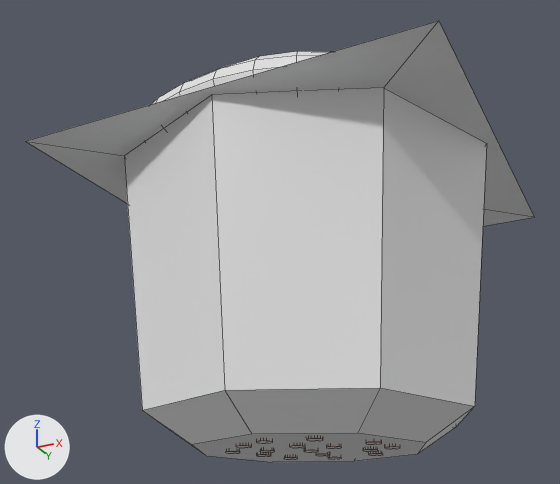
A saved change to the FBX model Assets/Models/Wilczy Dół.fbx.
Both versions are drawn from a 50 mm lens placed at (3.06, -6.72, -3.64), pointed at (-0.22, -0.17, -0.69). Arrows for +X, +Y and +Z are at lower left; the lights stay in place. Mesh edges are drawn as thin lines. Where no turn or scale is listed for an object, it has been applied to the vertices.

The scene before the commit, as lines of its bpy script (objects in view):
```python
me_plane = bpy.data.meshes.new('Plane')
me_plane.from_pydata(...)  # 556 vertices, 549 faces; spans x -2.0..2.0, y -2.0..2.0, z -2.74..0.0
# faces by material slot: [4, 8, 9, 272, 256]
me_plane.materials.append(mat_teren)  # white #e7e7e7
me_plane.materials.append(mat_zbocze)  # white #e7e7e7
me_plane.materials.append(mat_dół)  # white #e7e7e7
me_plane.materials.append(mat_ząb)  # white #e7e7e7
me_plane.materials.append(mat_podstawa)  # orange #e75800
me_sphere = bpy.data.meshes.new('Sphere')
me_sphere.from_pydata(...)  # 482 vertices, 512 faces; spans x -1.89..1.89, y -1.89..1.89, z -0.16..1.09
ob_plane = bpy.data.objects.new('Plane', me_plane)
ob_plane.location = (0.0, 0.0, 0.0)
ob_sphere = bpy.data.objects.new('Sphere', me_sphere)
ob_sphere.location = (0.0, 0.0, 0.0)
```
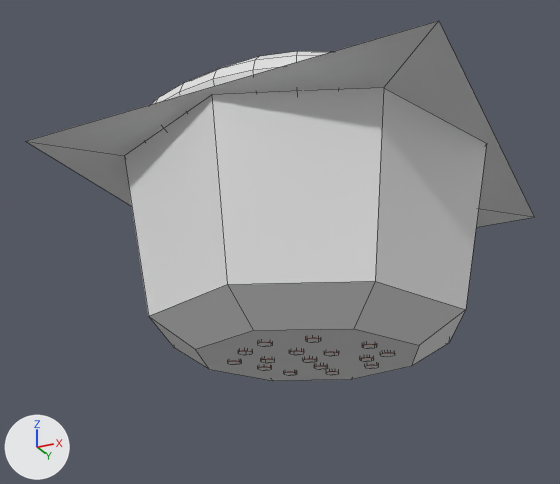
What the commit changed:
me_plane is used by ob_plane; location (0.0, 0.0, 0.0).
me_plane had 556 vertices, 549 faces and spanned x -2.0..2.0, y -2.0..2.0, z -2.74..0.0.
me_plane now has 556 vertices, 549 faces and spans x -2.0..2.0, y -2.0..2.0, z -1.88..0.0.
me_plane part 1: the loose piece of 33 vertices spanning x -0.5..-0.36, y -0.54..-0.4, z -2.74..-1.78 is moved by (0.0, 0.0, 0.86).
me_plane part 2: the loose piece of 33 vertices spanning x 0.42..0.56, y 0.23..0.37, z -2.74..-1.78 is moved by (0.0, 0.0, 0.86).
me_plane part 3: the loose piece of 33 vertices spanning x -0.65..-0.51, y 0.14..0.28, z -2.74..-1.78 is moved by (0.0, 0.0, 0.86).
me_plane part 4: the loose piece of 33 vertices spanning x 0.26..0.4, y -0.67..-0.53, z -2.74..-1.78 is moved by (0.0, 0.0, 0.86).
me_plane part 5: the loose piece of 33 vertices spanning x -0.11..0.03, y 0.64..0.78, z -2.74..-1.78 is moved by (0.0, 0.0, 0.86).
me_plane part 6: the loose piece of 33 vertices spanning x -0.09..0.05, y 0.03..0.16, z -2.74..-1.78 is moved by (0.0, 0.0, 0.86).
me_plane part 7: the loose piece of 33 vertices spanning x -0.07..0.07, y -0.32..-0.18, z -2.74..-1.78 is moved by (0.0, 0.0, 0.86).
me_plane part 8: the loose piece of 33 vertices spanning x 0.63..0.77, y -0.25..-0.11, z -2.74..-1.78 is moved by (0.0, 0.0, 0.86).
me_plane part 9: the loose piece of 33 vertices spanning x -0.19..-0.05, y -0.73..-0.59, z -2.74..-1.78 is moved by (0.0, 0.0, 0.86).
me_plane part 10: the loose piece of 33 vertices spanning x -0.52..-0.38, y 0.47..0.61, z -2.74..-1.78 is moved by (0.0, 0.0, 0.86).
me_plane part 11: the loose piece of 33 vertices spanning x 0.36..0.5, y 0.54..0.68, z -2.74..-1.78 is moved by (0.0, 0.0, 0.86).
me_plane part 12: the loose piece of 33 vertices spanning x -0.79..-0.65, y -0.23..-0.09, z -2.74..-1.78 is moved by (0.0, 0.0, 0.86).
me_plane part 13: the loose piece of 33 vertices spanning x 0.2..0.34, y -0.13..0.01, z -2.74..-1.78 is moved by (0.0, 0.0, 0.86).
me_plane part 14: the loose piece of 33 vertices spanning x -0.47..-0.33, y -0.15..-0.01, z -2.74..-1.78 is moved by (0.0, 0.0, 0.86).
me_plane part 15: the loose piece of 33 vertices spanning x -0.11..0.03, y 0.35..0.49, z -2.74..-1.78 is moved by (0.0, 0.0, 0.86).
me_plane part 16: the loose piece of 33 vertices spanning x 0.67..0.81, y 0.13..0.27, z -2.74..-1.78 is moved by (0.0, 0.0, 0.86).
me_plane part 17: 16 of 556 vertices moved; they spanned x -1.56..1.56, y -1.56..1.56, z -2.74..-2.46 and now span x -1.56..1.56, y -1.56..1.56, z -1.88..-1.6; mean shift (0.0, 0.0, 0.86); largest move (0.78, 0.78, -2.74) -> (0.78, 0.78, -1.88).

Where the change shows, as pixel boxes [x1, y1, x2, y2] in the pictures (560 x 484 px; the box of a moved part takes in the faces that stretch with it):
'Plane', reshaped (18% shorter): before [26, 21, 534, 462]; after [26, 21, 534, 381]
part 1 of me_plane, moved or reshaped: before [236, 445, 252, 448]; after [238, 351, 253, 355]
part 2 of me_plane, moved or reshaped: before [363, 449, 378, 452]; after [360, 357, 374, 361]
part 3 of me_plane, moved or reshaped: before [257, 454, 271, 457]; after [258, 367, 272, 370]
part 4 of me_plane, moved or reshaped: before [307, 438, 323, 441]; after [305, 338, 321, 342]
part 5 of me_plane, moved or reshaped: before [328, 457, 341, 459]; after [326, 371, 339, 375]
part 6 of me_plane, moved or reshaped: before [304, 450, 319, 452]; after [303, 359, 317, 362]
part 7 of me_plane, moved or reshaped: before [290, 445, 305, 448]; after [290, 351, 304, 355]
part 8 of me_plane, moved or reshaped: before [366, 442, 382, 444]; after [362, 344, 377, 348]
part 9 of me_plane, moved or reshaped: before [256, 440, 272, 443]; after [257, 342, 273, 346]
part 10 of me_plane, moved or reshaped: before [284, 457, 298, 459]; after [284, 372, 297, 375]
part 11 of me_plane, moved or reshaped: before [369, 453, 383, 456]; after [365, 365, 379, 368]
part 12 of me_plane, moved or reshaped: before [225, 451, 240, 453]; after [228, 361, 242, 365]
part 13 of me_plane, moved or reshaped: before [326, 446, 342, 449]; after [324, 352, 339, 356]
part 14 of me_plane, moved or reshaped: before [260, 450, 275, 452]; after [261, 359, 275, 363]
part 15 of me_plane, moved or reshaped: before [316, 454, 330, 456]; after [314, 366, 328, 369]
part 16 of me_plane, moved or reshaped: before [385, 446, 400, 449]; after [380, 353, 395, 357]
part 17 of me_plane, moved or reshaped: before [125, 92, 486, 462]; after [125, 92, 486, 381]
